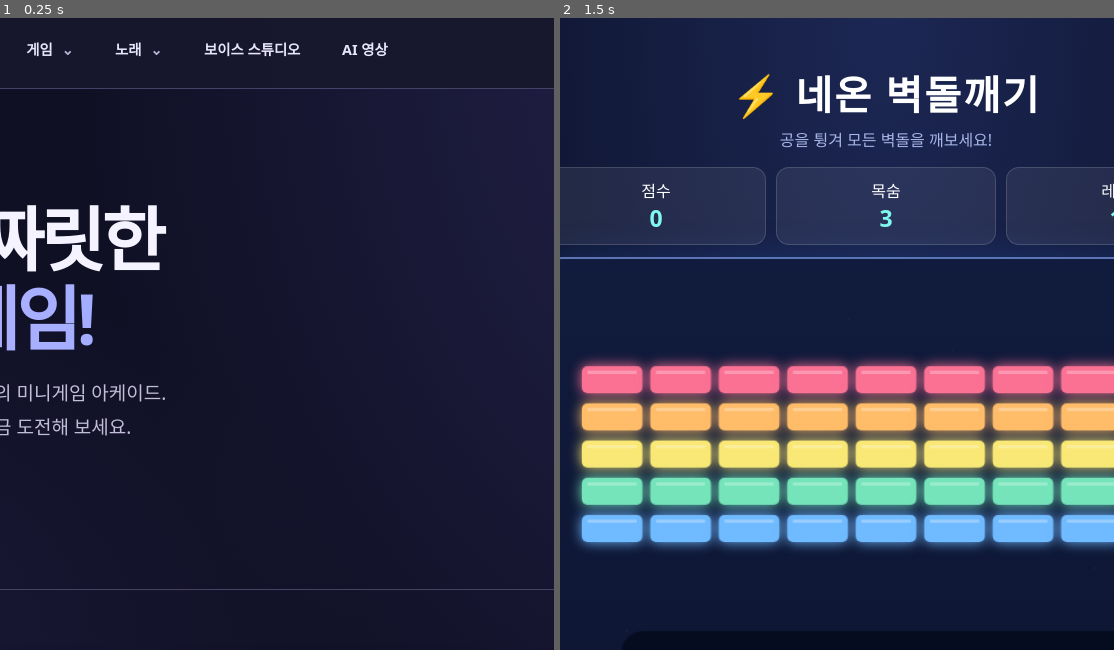
Above: before the commit, frames 1-2 (left to right).
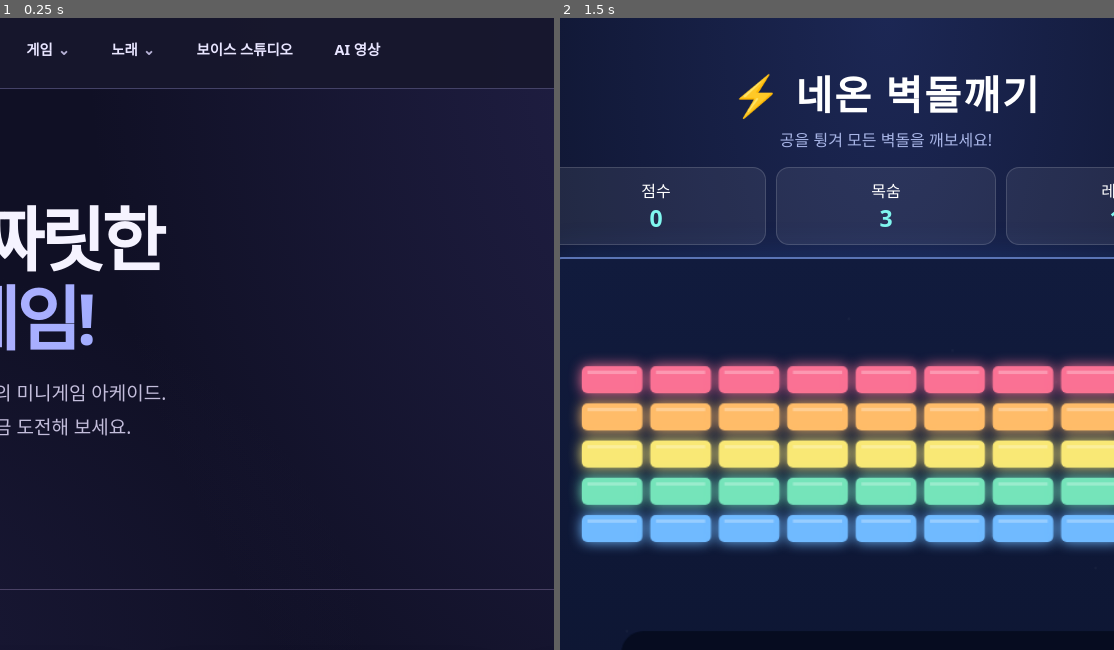
Above: after the commit, the same moments.

Repository: bohyeon04/game
Game: browser game, page index.html
Same seed, same stepped clock (60 frames per second), same inputs: the game is played once before the commit and once after it.
Inputs (mouse positions are % of the whole screen's width and height, from its top left):
- Up to frame 1 (0.25 s): no input
- Up to frame 2 (1.5 s): click "게임 시작 ↗" at 0.27 s; click "게임 시작" at 0.52 s; click "게임 시작 버튼을 눌러주세요" at 0.77 s; hold Right from 1.03 s (still down); click (50, 62) at 1.07 s; tap Space at 1.1 s
The pictures show only the part of the screen within x 21-71%, y 0-50%; the shares and areas given below are measured in that part.

The runs differ from the first frame. In frame 1, 0.5% of the frame differs, in the area x 11-71%, y 3-7%; in frame 2, nothing differs.

Commit message:
Make collection navigation direct and simplify dropdown

Diff:
--- a/index.html
+++ b/index.html
@@ -20,7 +20,9 @@
 .card{background:linear-gradient(145deg,#292442,#191b36);border-color:#494065;box-shadow:0 12px 35px #08081730}.card:ho …(463 unchanged characters)…
 @media(max-width:48rem){.nav-inner{flex-wrap:wrap;gap:0;padding-block:.6rem}.site-nav{flex-wrap:wrap}.site-nav .home-link,.nav-trigger{padding:10px}.nav-group{padding-block:6px}}
 @media(max-width:42rem){.mega-panel{padding:18px 12px}.menu-grid{grid-template-columns:1fr;gap:0}.menu-card{padding:12px}.menu-icon{display:none}.panel-heading{padding-inline:12px}.panel-heading h2{font-size:.95rem}}
-.shell{max-width:1136px;padding:0 24px}.hero{text-align:left …(728 unchanged characters)… e{max-width:none}.cards{max-width:none}}</style>
+.shell{max-width:1136px;padding:0 24px}.hero{text-align:left …(728 unchanged characters)… e{max-width:none}.cards{max-width:none}}
+    .site-nav a.nav-trigger {display:inline-flex;align-items:center;text-decoration:none;}
+  </style>
 </head>
 <body><header class="site-header">
     <div class="nav-inner">
@@ -28,9 +30,9 @@
       <nav class="site-nav" aria-label="메인 메뉴">
         <a class="home-link" href="/" >홈</a>
         <div class="nav-group">
-          <button class="nav-trigger" type="button" aria-expanded="false" aria-controls="games-panel">게임 <span aria-hidden="true">⌄</span></button>
+          <a class="nav-trigger" type="button" aria-expanded="false" aria-controls="games-panel" href="/game/">게임 <span aria-hidden="true">⌄</span></a>
           <div class="mega-panel" id="games-panel" hidden>
-            <div class="panel-heading"><div><p class="panel-label">PLAY</p><h2>직접 만든 미니게임</h2></div><a href="/game/" aria-current="page">게임 전체 보기 ↗</a></div>
+            <div class="panel-heading"><div><p class="panel-label">PLAY</p><h2>직접 만든 미니게임</h2></div></div>
             <div class="menu-grid">
               <a class="menu-card" href="/game/01.html"><span class="menu-icon" aria-hidden="true">▤</span><strong>네온 벽돌깨기</strong><span>공을 튕겨 5개 레벨에 도전하세요.</span><small>CLASSIC ↗</small></a>
               <a class="menu-card" href="/game/03.html"><span class="menu-icon" aria-hidden="true">⌁</span><strong>네온 스네이크</strong><span>먹이를 먹고 최고 점수를 기록하세요.</span><small>ARCADE ↗</small></a>
@@ -39,15 +41,15 @@
           </div>
         </div>
         <div class="nav-group">
-          <button class="nav-trigger" type="button" aria-expanded="false" aria-controls="songs-panel">노래 <span aria-hidden="true">⌄</span></button>
+          <a class="nav-trigger" type="button" aria-expanded="false" aria-controls="songs-panel" href="/music/">노래 <span aria-hidden="true">⌄</span></a>
           <div class="mega-panel" id="songs-panel" hidden>
-            <div class="panel-heading"><div><p class="panel-label">LISTEN</p><h2>순간마다 어울리는 세 곡</h2></div><a href="/music/">노래 전체 보기 ↗</a></div>
+            <div class="panel-heading"><div><p class="panel-label">LISTEN</p><h2>순간마다 어울리는 세 곡</h2></div></div>
             <div class="menu-grid">
               <a class="menu-card" href="https://suno.com/s/pOwj4379wHnR3TUI"><span class="menu-icon song-icon" aria-hidden="true">☾</span><strong>아직 너를 사는 중</strong><span>이별 뒤의 그리움을 담은 감성 R&amp;B.</span><small>R&amp;B · BALLAD ↗</small></a>
               <a class="menu-card" href="https://suno.com/s/PkLII0SGszGw3kkU"><span class="menu-icon song-icon" aria-hidden="true">≈</span><strong>어디든 좋아</strong><span>여행길에 어울리는 청량한 음악.</span><small>FESTIVAL EDM ↗</small></a>
               <a class="menu-card" href="https://suno.com/s/KcJ0pb2ixMshTpkl"><span class="menu-icon song-icon" aria-hidden="true">ϟ</span><strong>한계를 깨</strong><span>BREAK THE LIMIT · 에너지를 채우는 운동 음악.</span><small>HARDSTYLE · EDM ↗</small></a>
             </div>
-            <p class="panel-note">곡을 선택하면 Suno에서 열립니다. 홈페이지 안에서 들으려면 노래 전체 보기를 눌러주세요.</p>
+            <p class="panel-note">곡을 선택하면 Suno에서 열립니다. 홈페이지 안에서 들으려면 상단의 노래를 눌러주세요.</p>
           </div>
         </div>
       <a class="home-link" href="/voice-studio.html">보이스 스튜디오</a><a class="home-link" href="/ai-video.html">AI 영상</a></nav>
@@ -64,13 +66,13 @@
     function setMenu(active) {
       groups.forEach(group => {
         const open = group === active;
-        group.querySelector('button').setAttribute('aria-expanded', String(open));
+        group.querySelector('.nav-trigger').setAttribute('aria-expanded', String(open));
         group.querySelector('.mega-panel').hidden = !open;
       });
     }
     groups.forEach(group => {
-      const button = group.querySelector('button');
-      button.addEventListener('click', () => setMenu(button.getAttribute('aria-expanded') === 'true' ? null : group));
+      const button = group.querySelector('.nav-trigger');
+
       group.addEventListener('pointerenter', event => {
         if (event.pointerType === 'mouse') setMenu(group);
       });
@@ -90,7 +92,7 @@
     });
     header.addEventListener('keydown', event => {
       if (event.key === 'Escape') {
-        const current = groups.find(group => group.querySelector('button').getAttribute('aria-expanded') === 'true');
+        const current = groups.find(group => group.querySelector('.nav-trigger').getAttribute('aria-expanded') === 'true');
         setMenu(null);
         if (current) current.querySelector('button').focus();
       }
